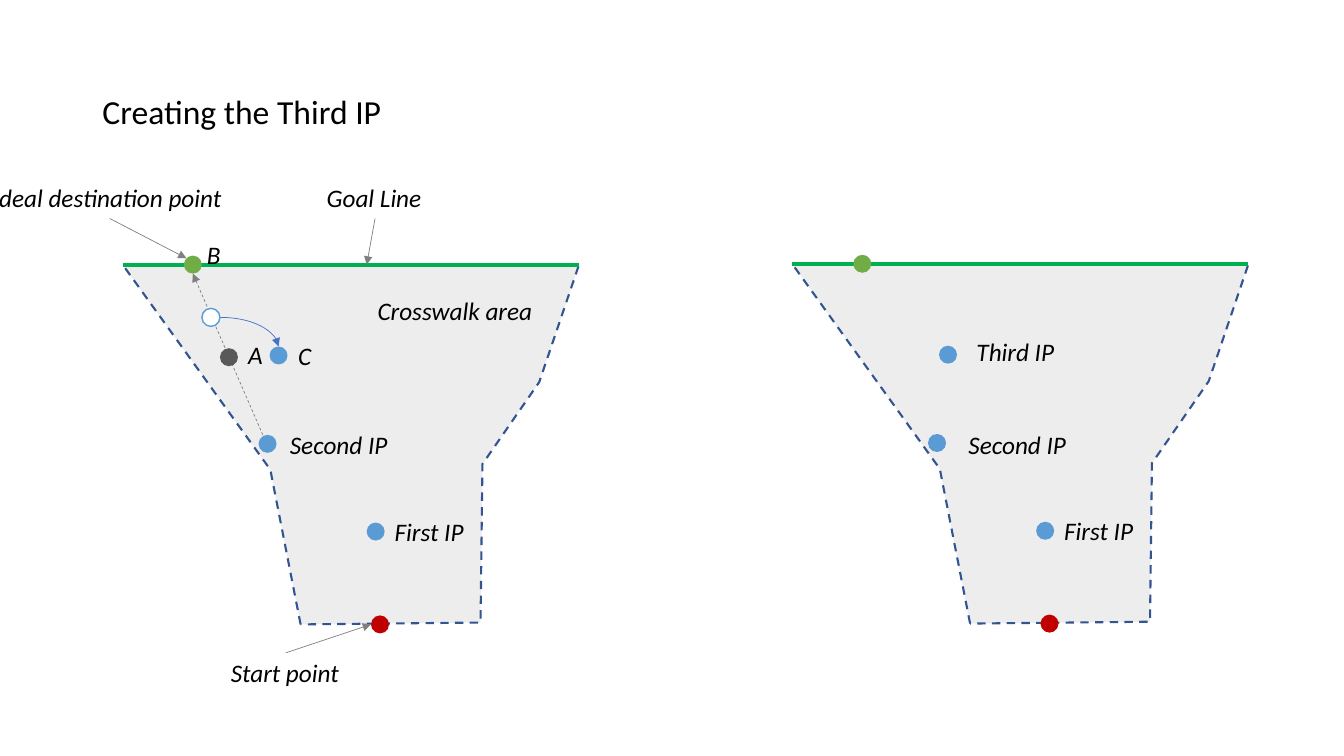
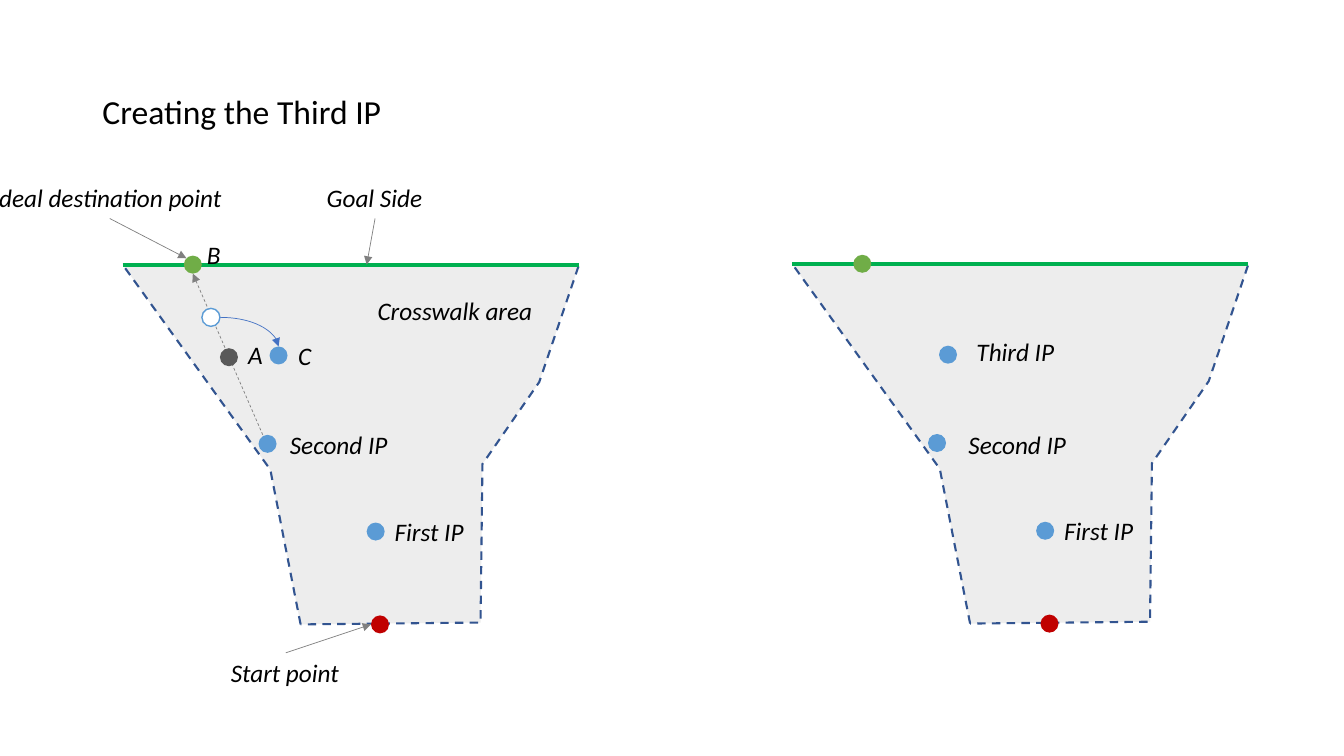
Before and after one commit to adhocmaster/carla-jaywalker-experiments, a slide deck: slide 20 of docs/Soft-Trajectory-Generation.pptx (slide 21 before the commit). Drawn at 1344x756 pixels with LibreOffice and Linux fonts; fonts in the diff are those of the drawing. Boxes give left, top, right and bottom in pixels: in the first picture for what was removed or moved away, otherwise in the second. Text is boxed around its words. In the diff, an @@ line names an element or a change of style, - is before the commit and + after.

```diff
--- a/docs/Soft-Trajectory-Generation.pptx
+++ b/docs/Soft-Trajectory-Generation.pptx
@@ text at (x1=327, y1=189, x2=422, y2=207): text changed @@
-Goal Line
+Goal Side
```
Also in this commit, not shown: 15 other slides changed, 2 slides added, 3 slides removed, 11 other files.
